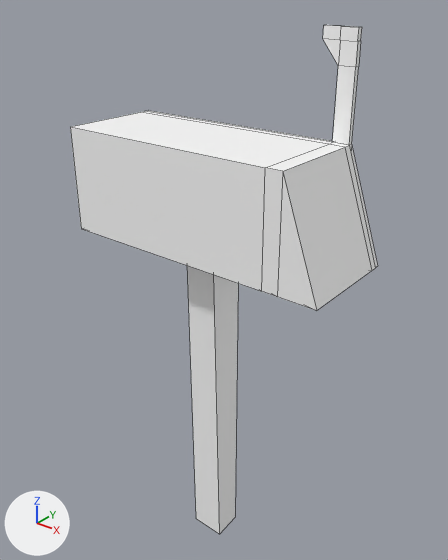
Before and after pictures for a commit that changed the FBX model Assets/Assets/Mailbox.fbx.
Before and after are seen from a 50 mm camera at (1.66, -1.99, 2.79) aimed at (0.0, 0.08, 1.5). The lights are fixed; the arrows at lower left show +X, +Y and +Z. Mesh edges are drawn as thin lines. Where no turn or scale is listed for an object, it has been applied to the vertices. Vertices at the same position are counted once.

The older version as bpy lines, for what is in view:
```python
me_mesh = bpy.data.meshes.new('Mesh')
me_mesh.from_pydata(...)  # 53 vertices, 51 faces; spans x -0.65..0.65, y -0.25..0.25, z -1.3..1.3
me_mesh.materials.append(mat_lambert1)  # white #ffffff
ob_pcube3 = bpy.data.objects.new('pCube3', me_mesh)
ob_pcube3.location = (0.036, 0.0, 1.329)
```
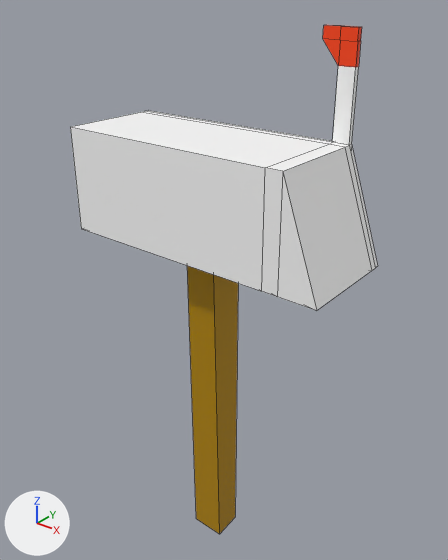
The change, as a diff of the scene's bpy script:
```diff
--- a/Assets/Assets/Mailbox.fbx.py
+++ b/Assets/Assets/Mailbox.fbx.py
@@ mat_lambert3 @@
+mat_lambert3 = principled_material('lambert3')
+mat_lambert3.base_color = (1.0, 0.0539, 0.0)  # orange #ff4200
@@ mat_blinn1 @@
+mat_blinn1 = principled_material('blinn1')
+mat_blinn1.base_color = (0.471, 0.249, 0.0)  # yellow #b78900
+mat_blinn1.roughness = 0.0
@@ me_mesh @@
 me_mesh.from_pydata(...)  # 53 vertices, 51 faces; spans x -0.65..0.65, y -0.25..0.25, z -1.3..1.3
 # used by ob_pcube3; location = (0.036, 0.0, 1.329)
+# me_mesh part 1: all 14 faces centred in x 0.33..0.48, y 0.22..0.25, z 1.21..1.3 switch from mat_lambert1 (white #ffffff) to mat_lambert3 (orange #ff4200)
+# me_mesh part 2: all 4 faces centred in x -0.12..0.05, y -0.08..0.08, z -0.47 switch from mat_lambert1 (white #ffffff) to mat_blinn1 (yellow #b78900)
```

Boxes (x1, y1, x2, y2) around the edits, measured in the pictures (448 x 560 px):
part 1 of me_mesh, recoloured: (323, 25, 362, 67) in both
part 2 of me_mesh, recoloured: (187, 266, 238, 534) in both
